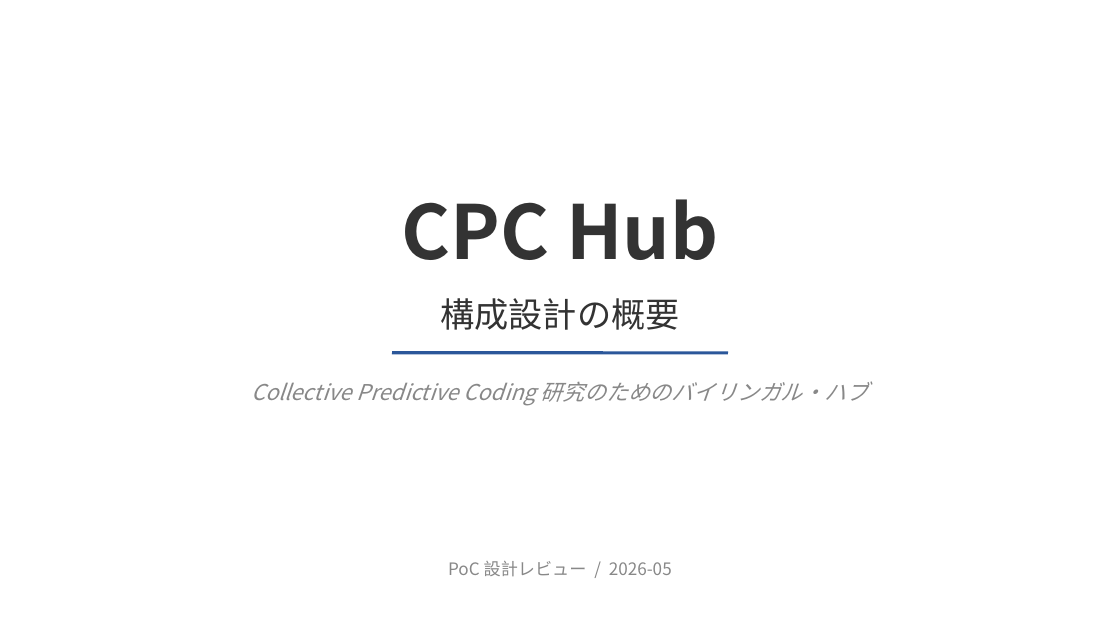
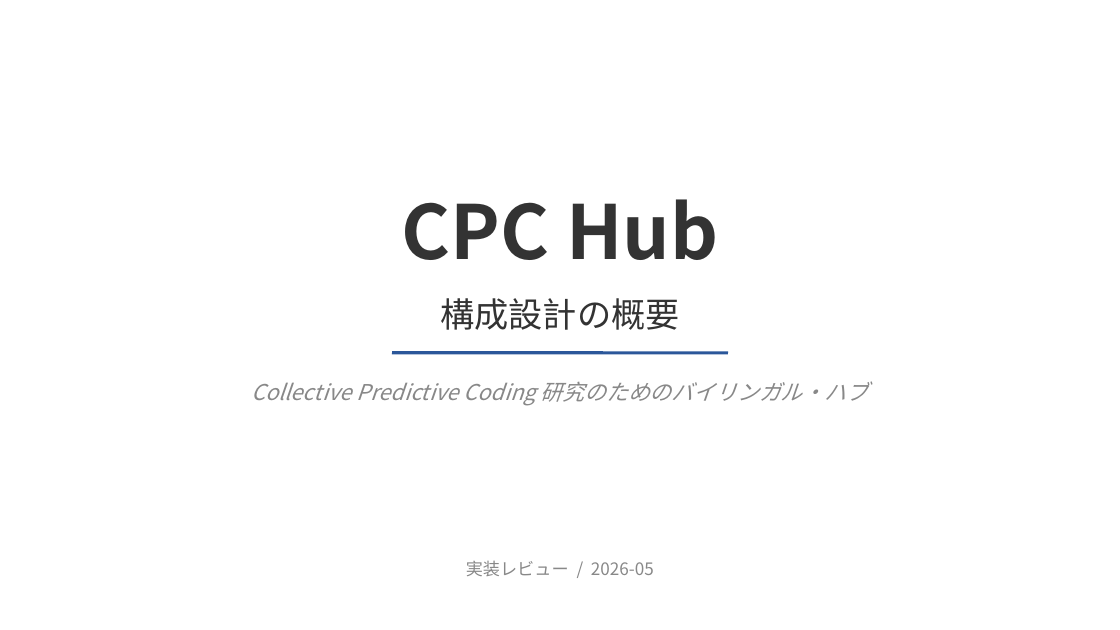
Before and after one commit to Taiyou/cpc-hub, a slide deck: slide 1 of slides/CPC-Hub-構成設計.pptx. Drawn at 1120x630 pixels with LibreOffice and Linux fonts; fonts in the diff are those of the drawing. Boxes give left, top, right and bottom in pixels: in the first picture for what was removed or moved away, otherwise in the second. Text is boxed around its words. In the diff, an @@ line names an element or a change of style, - is before the commit and + after.

```diff
--- a/slides/CPC-Hub-構成設計.pptx
+++ b/slides/CPC-Hub-構成設計.pptx
@@ text at <box>466,561,654,576</box>: text changed @@
-PoC 設計レビュー / 2026-05
+実装レビュー / 2026-05
```
Also in this commit, not shown: 12 other slides changed, 4 other files.
